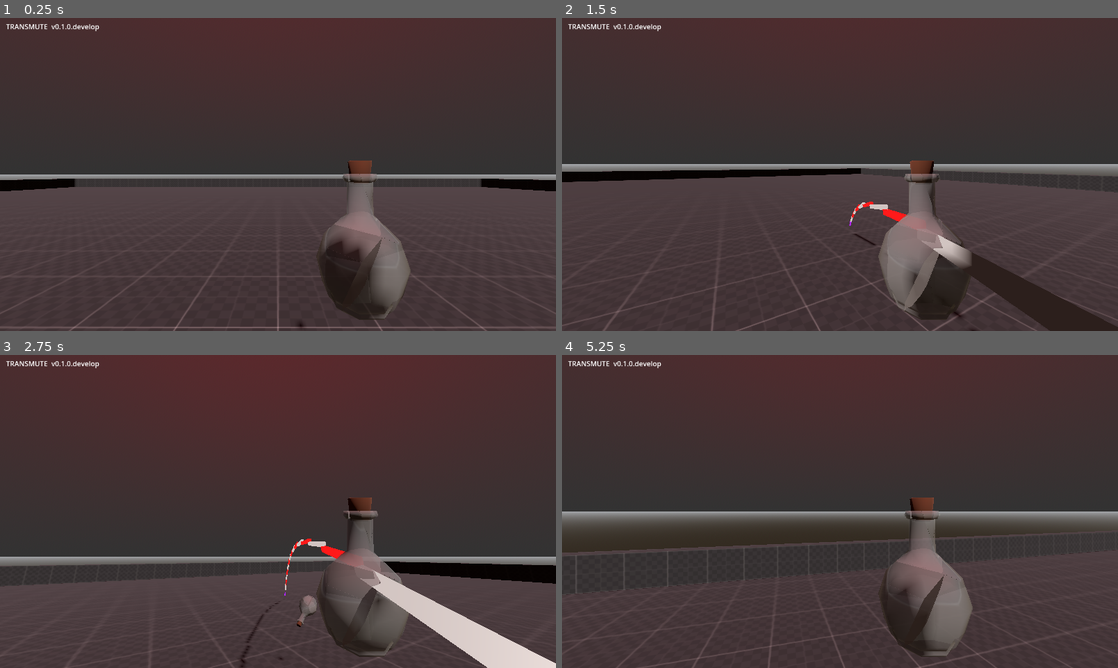
Above: before the commit, frames 1-4 (two rows, left to right).
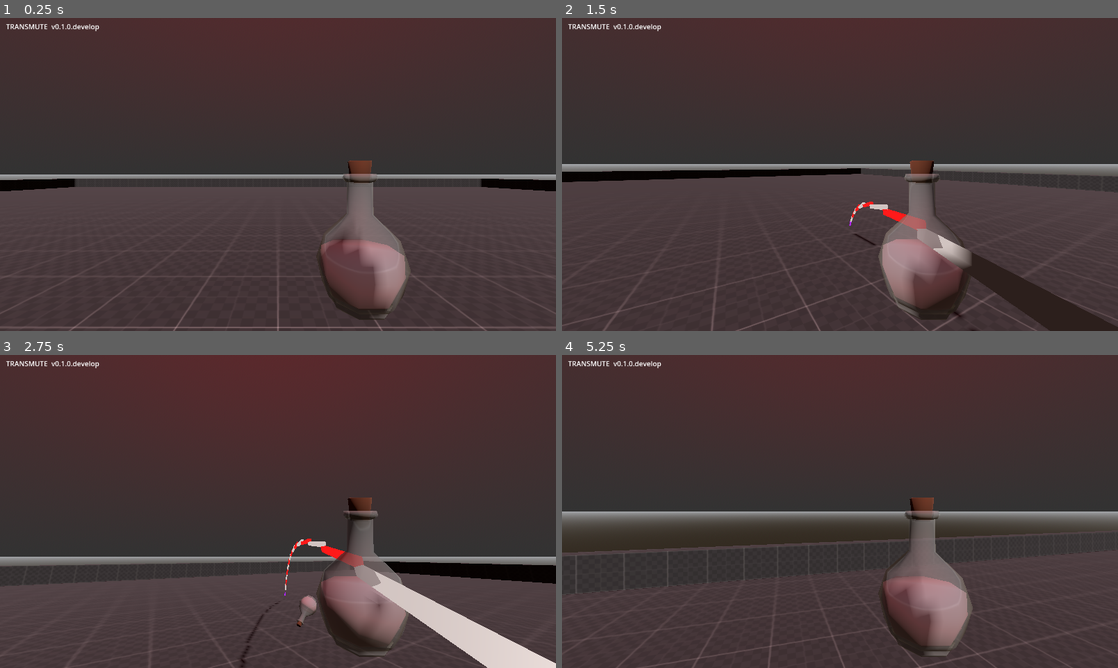
Above: after the commit, the same moments.

Repository: Molflyn/TRANSMUTE
Game: Godot game, scene res://Levels/Main.tscn
Same seed, same stepped clock (60 frames per second), same inputs: the game is played once before the commit and once after it.
Inputs (mouse positions are in pixels of both pictures, inside the frame that each line leads up to):
- Up to frame 1 (0.25 s): no input
- Up to frame 2 (1.5 s): tap Enter at 0.5 s; move the mouse to (867, 174) at 0.52 s; hold W (move_forward) from 0.53 s (still down); tap Shift (dash) at 0.6 s; tap Space (jump) at 0.77 s; move the mouse to (812, 174) at 1.27 s; tap R (draw_aim) at 1.35 s
- Up to frame 3 (2.75 s): keep holding W (move_forward); tap Space (jump) at 1.52 s; move the mouse to (289, 505) at 2.02 s; click (289, 505) at 2.1 s
- Up to frame 4 (5.25 s): keep holding W (move_forward); move the mouse to (834, 517) at 2.77 s; tap Shift (dash) at 2.85, 5.1 s; tap Space (jump) at 3.02, 3.77, 4.52 s; move the mouse to (878, 514) at 3.52 s; tap R (draw_aim) at 3.6 s; move the mouse to (795, 508) at 4.27 s; click (795, 508) at 4.35 s; move the mouse to (845, 511) at 5.02 s

The runs differ from the first frame. In frame 1, 2.8% of the frame differs, in the area x 53-73%, y 49-100%; in frame 2, 2.2%; in frame 3, 2.1%; in frame 4, 2.6%.

Commit message:
Change version label node to main

Diff:
--- a/Levels/Main.tscn
+++ b/Levels/Main.tscn
@@ -89,9 +89,9 @@
 [node name="ThrowCooldown" type="Timer" parent="PlayerController"]
 wait_time = 0.6
 
-[node name="VersionLabel" type="Label" parent="PlayerController"]
+[node name="VersionLabel" type="Label" parent="."]
 offset_left = 14.0
-offset_right = 200.0
+offset_right = 229.0
 offset_bottom = 40.0
 text = "TRANSMUTE  v0.1.0.develop"
 horizontal_alignment = 1
--- a/Player/Potion/Potion.tscn
+++ b/Player/Potion/Potion.tscn
@@ -132,7 +132,6 @@
 
 [node name="Potion" type="Node3D" parent="."]
 transform = Transform3D(0.1, 0, 0, 0, 0.1, 0, 0, 0, 0.1, 0, 0, 0)
-visible = false
 
 [node name="Cap_LP" type="MeshInstance3D" parent="Potion"]
 transform = Transform3D(1, 0, 0, 0, 1, 0, 0, 0, 1, 0, -0.820652, 0)
@@ -162,6 +161,7 @@
 
 [node name="Potion_Fractured" parent="." instance=ExtResource("5_oishs")]
 transform = Transform3D(0.1, 0, 0, 0, 0.1, 0, 0, 0, 0.1, 0, 0, 0)
+visible = false
 
 [node name="Cap_LP_Fractured" parent="Potion_Fractured" index="0"]
 surface_material_override/0 = ExtResource("2_nmpxc")
